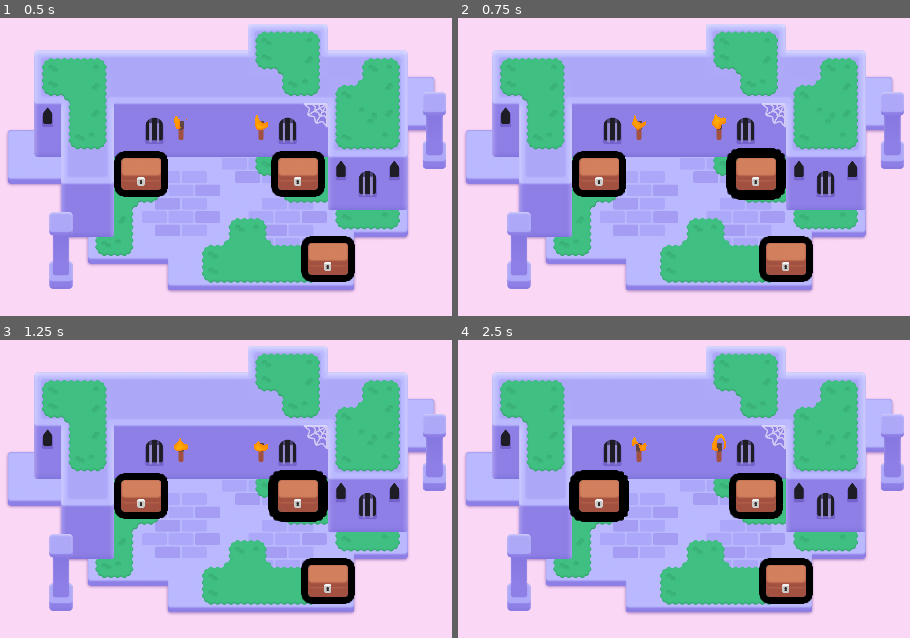
Above: before the commit, frames 1-4 (two rows, left to right).
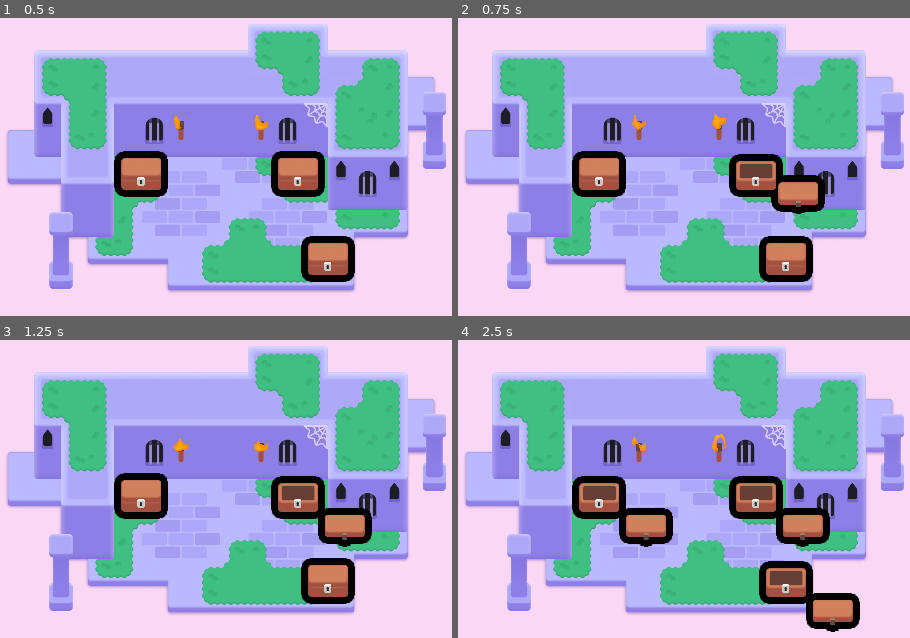
Above: after the commit, the same moments.

Repository: Wurtyl/2d-GameDev-Course
Game: Godot game, scene res://lessons/mini_dungeon.tscn
Same seed, same stepped clock (60 frames per second), same inputs: the game is played once before the commit and once after it.
Inputs (mouse positions are in pixels of both pictures, inside the frame that each line leads up to):
- Up to frame 1 (0.5 s): no input
- Up to frame 2 (0.75 s): tap Enter at 0.5 s; move the mouse to (756, 172) at 0.52 s; press the mouse at (756, 172) at 0.53 s; hold D (move_right) from 0.53 s (still down)
- Up to frame 3 (1.25 s): keep holding D (move_right); tap Space at 0.77 s
- Up to frame 4 (2.5 s): move the mouse to (787, 581) at 1.27 s; release D (move_right) at 1.28 s; release the mouse at (787, 581) at 1.28 s; hold S (move_down) 1.28-2.03 s; right-click (787, 581) at 1.35 s; click (787, 581) at 1.42 s; tap Space at 1.52 s; move the mouse to (598, 494) at 2.02 s; hold D (move_right) from 2.03 s (still down); tap Z at 2.1 s; click (598, 494) at 2.17 s

Frame 1 is identical in both runs. In frame 2, 2.3% of the frame differs, in the area x 59-82%, y 43-66%; in frame 3, 2.4%; in frame 4, 6.5%, in the area x 24-89%, y 43-98%.

Commit message:
M.6 / L.5 - Open The Chest + Practices 1-2 / Complete

Diff:
--- a/M06.looting_workbook/lessons/chest/chest.gd
+++ b/M06.looting_workbook/lessons/chest/chest.gd
@@ -1,6 +1,8 @@
 extends Area2D
 
 @onready var canvas_group = $CanvasGroup
+@onready var animation_player: AnimationPlayer = $AnimationPlayer
+var is_open := false
 
 func _ready() -> void:
 	mouse_entered.connect(_on_mouse_entered)
@@ -19,3 +21,21 @@
 
 func set_outline_thickness(new_thickness: float) -> void:
 	canvas_group.material.set_shader_parameter("line_thickness", new_thickness)
+
+func _input_event(viewport: Node, event: InputEvent, shape_index: int):
+	var event_is_mouse_click: bool = (
+		event is InputEventMouseButton and
+		event.button_index == MOUSE_BUTTON_LEFT and
+		event.is_pressed()
+	)
+	if event_is_mouse_click:
+		open()
+
+func open() -> void:
+	if animation_player.assigned_animation == "open":
+		return
+	if is_open:
+		return
+	is_open = true
+	animation_player.play("open")
+	input_pickable = false
--- a/M06.looting_workbook/lessons/chest/chest.tscn
+++ b/M06.looting_workbook/lessons/chest/chest.tscn
@@ -16,6 +16,21 @@
 shader_parameter/line_thickness = 7.0
 shader_parameter/viewport_scale = Vector2(1, 1)
 
+[sub_resource type="Animation" id="Animation_xnrsx"]
+length = 0.001
+tracks/0/type = "value"
+tracks/0/imported = false
+tracks/0/enabled = true
+tracks/0/path = NodePath("CanvasGroup/Top:position")
+tracks/0/interp = 1
+tracks/0/loop_wrap = true
+tracks/0/keys = {
+"times": PackedFloat32Array(0),
+"transitions": PackedFloat32Array(1),
+"update": 0,
+"values": [Vector2(1, -29)]
+}
+
 [sub_resource type="Animation" id="Animation_3fu7n"]
 resource_name = "open"
 tracks/0/type = "value"
@@ -29,21 +44,6 @@
 "transitions": PackedFloat32Array(1, 1, 1),
 "update": 0,
 "values": [Vector2(1, -29), Vector2(51, -93), Vector2(113, 54)]
-}
-
-[sub_resource type="Animation" id="Animation_xnrsx"]
-length = 0.001
-tracks/0/type = "value"
-tracks/0/imported = false
-tracks/0/enabled = true
-tracks/0/path = NodePath("CanvasGroup/Top:position")
-tracks/0/interp = 1
-tracks/0/loop_wrap = true
-tracks/0/keys = {
-"times": PackedFloat32Array(0),
-"transitions": PackedFloat32Array(1),
-"update": 0,
-"values": [Vector2(1, -29)]
 }
 
 [sub_resource type="AnimationLibrary" id="AnimationLibrary_4eowo"]
--- a/M06.looting_workbook/practices/L5.P1.open_the_door/door.gd
+++ b/M06.looting_workbook/practices/L5.P1.open_the_door/door.gd
@@ -2,12 +2,17 @@
 
 @onready var animation_player: AnimationPlayer = $"AnimationPlayer"
 
-
 func _input_event(viewport: Node, event: InputEvent, shape_index: int):
 	# Complete this boolean expression to check if the input event is a left-mouse click.
 	var event_is_mouse_click: bool = (
-		false
+		event is InputEventMouseButton and
+		event.button_index == MOUSE_BUTTON_LEFT and
+		event.is_pressed()
 	)
 
 	if event_is_mouse_click:
-		pass
+		open()
+
+func open() -> void:
+	animation_player.play("open")
+	input_pickable = false
--- a/M06.looting_workbook/practices/L5.P1.open_the_door/door_open.tscn
+++ b/M06.looting_workbook/practices/L5.P1.open_the_door/door_open.tscn
@@ -1,9 +1,9 @@
-[gd_scene load_steps=9 format=3]
+[gd_scene load_steps=9 format=3 uid="uid://ceykgqix246no"]
 
 [ext_resource type="Script" path="res://practices/L5.P1.open_the_door/door.gd" id="1_5kjh1"]
-[ext_resource type="Material" path="res://practices/L5.P1.open_the_door/material.tres" id="2_ddrka"]
-[ext_resource type="Texture2D" path="res://practices/L5.P1.open_the_door/door_hinge.png" id="3_21hrr"]
-[ext_resource type="Texture2D" path="res://practices/L5.P1.open_the_door/door_body.png" id="4_87sm3"]
+[ext_resource type="Material" uid="uid://bea3lj1m2qape" path="res://practices/L5.P1.open_the_door/material.tres" id="2_ddrka"]
+[ext_resource type="Texture2D" uid="uid://1t3pjx2jmrtp" path="res://practices/L5.P1.open_the_door/door_hinge.png" id="3_21hrr"]
+[ext_resource type="Texture2D" uid="uid://r0f5ky2kx4qc" path="res://practices/L5.P1.open_the_door/door_body.png" id="4_87sm3"]
 
 [sub_resource type="CapsuleShape2D" id="CapsuleShape2D_h3xna"]
 radius = 31.0
--- a/M06.looting_workbook/practices/L5.P1.open_the_door/open_the_door.tscn
+++ b/M06.looting_workbook/practices/L5.P1.open_the_door/open_the_door.tscn
@@ -1,17 +1,13 @@
-[gd_scene load_steps=4 format=3]
+[gd_scene load_steps=3 format=3 uid="uid://hgup21fei7f2"]
 
-[ext_resource type="PackedScene" path="res://practices/L5.P1.open_the_door/door_open.tscn" id="1_jjcwt"]
-[ext_resource type="Script" path="res://practices/L5.P1.open_the_door/door.gd" id="2_761eb"]
-[ext_resource type="Texture2D" path="res://practices/L5.P1.open_the_door/wall.png" id="3_nmn4b"]
+[ext_resource type="PackedScene" uid="uid://ceykgqix246no" path="res://practices/L5.P1.open_the_door/door_open.tscn" id="1_jjcwt"]
+[ext_resource type="Texture2D" uid="uid://dwbwn5t4dfiib" path="res://practices/L5.P1.open_the_door/wall.png" id="3_nmn4b"]
 
 [node name="OpenTheDoor" type="Node2D"]
 metadata/_edit_horizontal_guides_ = []
 
-[node name="DoorOpen" type="Area2D" parent="." instance=ExtResource("1_jjcwt")]
+[node name="DoorOpen" parent="." instance=ExtResource("1_jjcwt")]
 position = Vector2(960, 446.5)
-collision_layer = 2
-collision_mask = 0
-script = ExtResource("2_761eb")
 
 [node name="Wall" type="Sprite2D" parent="."]
 position = Vector2(959, 929.5)
--- a/M06.looting_workbook/practices/L5.P2.pop_the_balloon/balloon_pop.gd
+++ b/M06.looting_workbook/practices/L5.P2.pop_the_balloon/balloon_pop.gd
@@ -4,8 +4,9 @@
 func _input_event(viewport: Node, event: InputEvent, shape_index: int):
 	var event_is_mouse_release: bool = (
 		event is InputEventMouseButton
-		and event.button_index == MOUSE_BUTTON_LEFT
+		and event.button_index == MOUSE_BUTTON_LEFT and
+		event.is_released()
 	)
 
 	if event_is_mouse_release:
-		pass
+		queue_free()
--- a/M06.looting_workbook/practices/L5.P2.pop_the_balloon/pop_the_balloon.tscn
+++ b/M06.looting_workbook/practices/L5.P2.pop_the_balloon/pop_the_balloon.tscn
@@ -1,16 +1,11 @@
-[gd_scene load_steps=3 format=3]
+[gd_scene load_steps=2 format=3 uid="uid://b5j1e1to3phkr"]
 
 [ext_resource type="PackedScene" path="res://practices/L5.P2.pop_the_balloon/balloon_pop.tscn" id="1_enrvy"]
-[ext_resource type="Script" path="res://practices/L5.P2.pop_the_balloon/balloon_pop.gd" id="2_xkyg3"]
 
 [node name="PopTheBalloon" type="Node2D"]
 metadata/_edit_horizontal_guides_ = []
 
-[node name="BalloonPop" type="Area2D" parent="." instance=ExtResource("1_enrvy")]
-position = Vector2(960, 540)
-collision_layer = 2
-collision_mask = 0
-script = ExtResource("2_xkyg3")
+[node name="BalloonPop" parent="." instance=ExtResource("1_enrvy")]
 
 [node name="ExtraVisuals" type="Node" parent="."]
 
